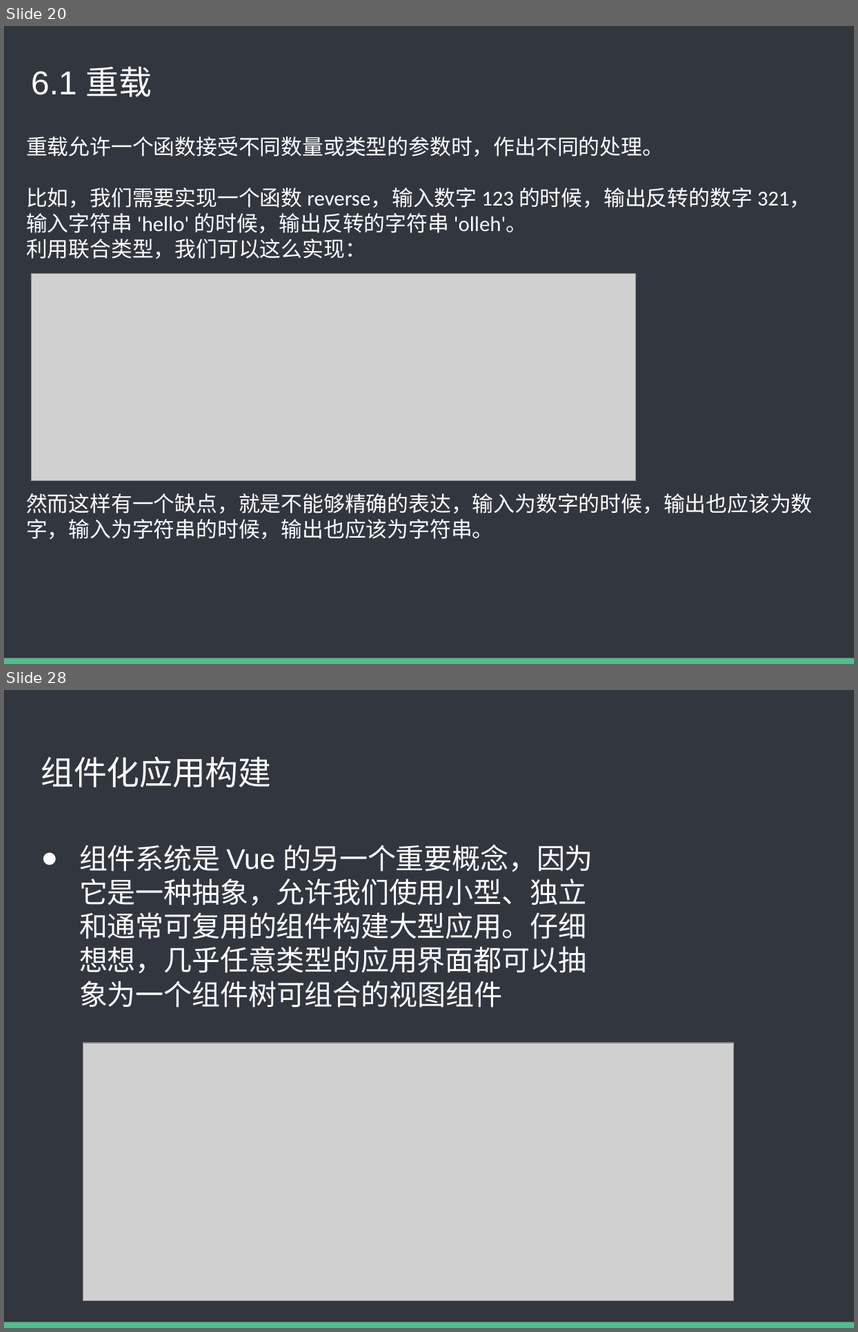
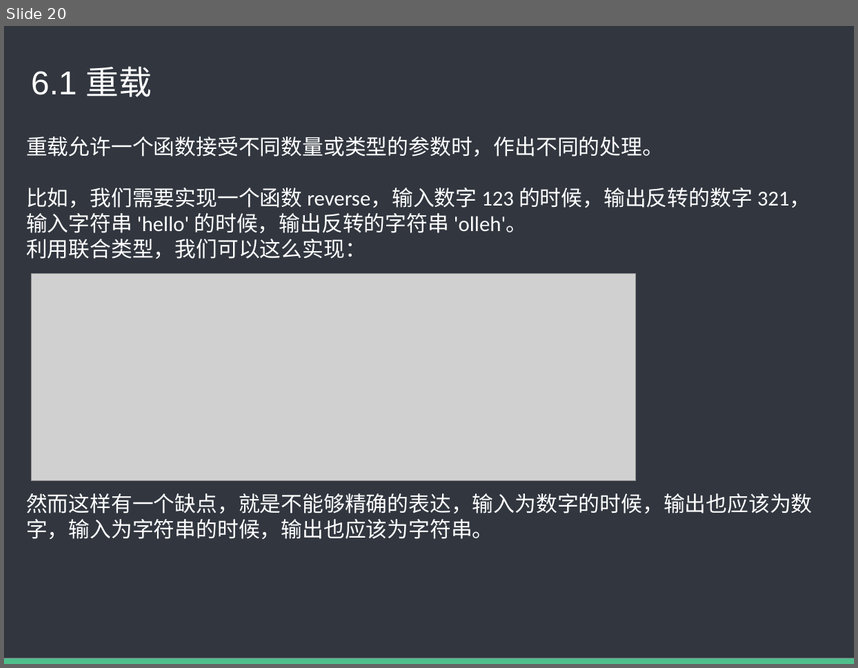
Before and after one commit to baixiaoyu2997/typescript-share, a slide deck: TS内部分享.pptx. Shown one above the other, each under a label of ours: slides 20 and 28 before the commit, slide 20 after it; the slides between them are not shown. The pictures are 858x1332 and 858x668 pixels, drawn with LibreOffice and Linux fonts; fonts in the diff are those of the drawing; grey boxes stand for pictures. Boxes give left, top, right and bottom in pixels: in the first picture for what was removed or moved away, otherwise in the second. Text is boxed around its words. In the diff, an @@ line names an element or a change of style, - is before the commit and + after.

```diff
--- a/TS内部分享.pptx
+++ b/TS内部分享.pptx
@@ slide 28 removed at box(4, 690, 854, 1328), background #FFFFFF; not listed: 2 template elements that a slide beside it also shows @@
@@ title removed at box(41, 756, 272, 787) @@
-组件化应用构建
@@ text removed at box(79, 845, 593, 1007) @@
-● 组件系统是 Vue 的另一个重要概念，因为它是一种抽象，允许我们使用小型、独立和通常可复用的组件构建大型应用。仔细想想，几乎任意类型的应用界面都可以抽象为一个组件树可组合的视图组件
@@ picture removed at box(83, 1043, 733, 1301) @@
```
Also in this commit, not shown: 5 slides changed, 7 slides added, 17 other slides removed, 2 other files.
